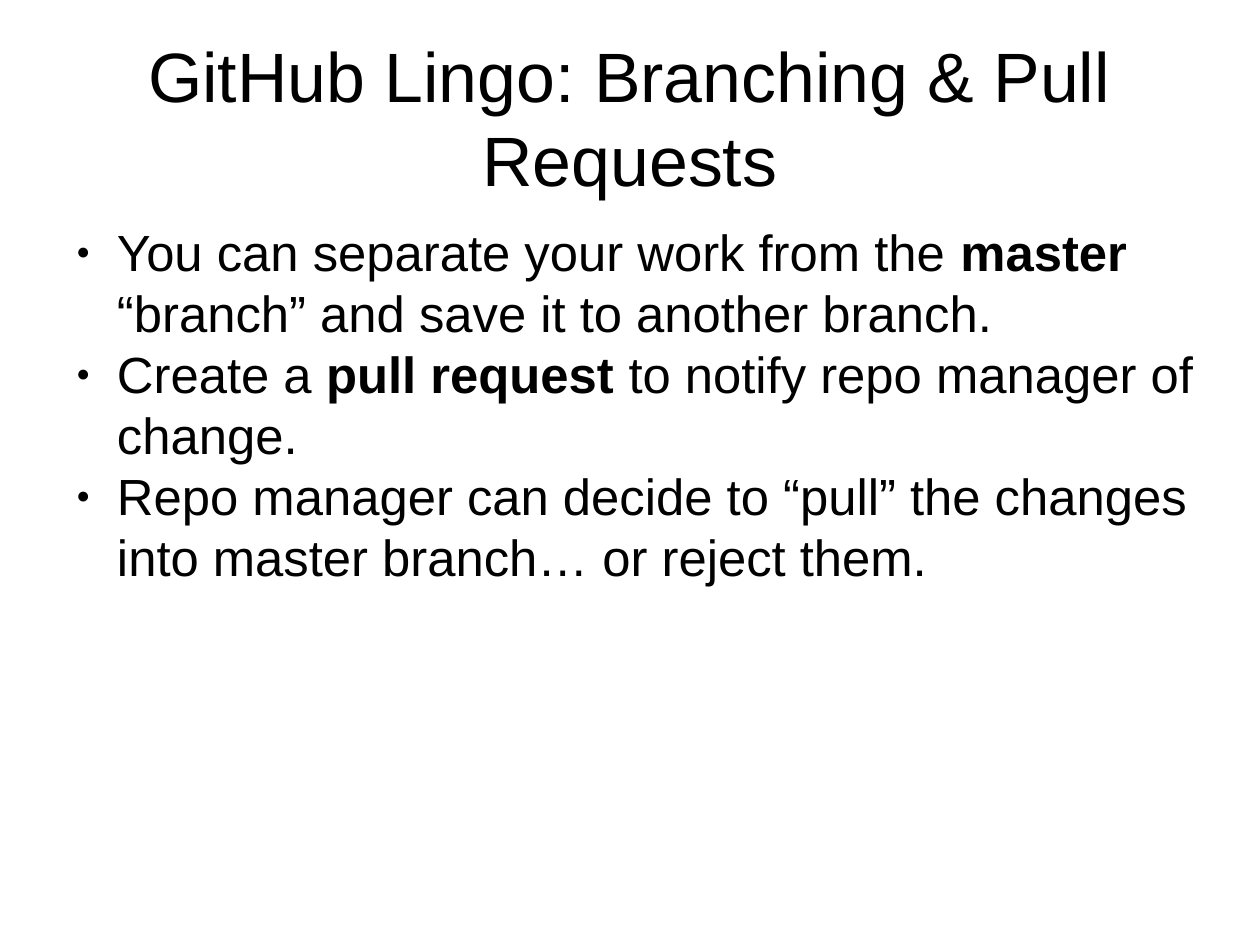
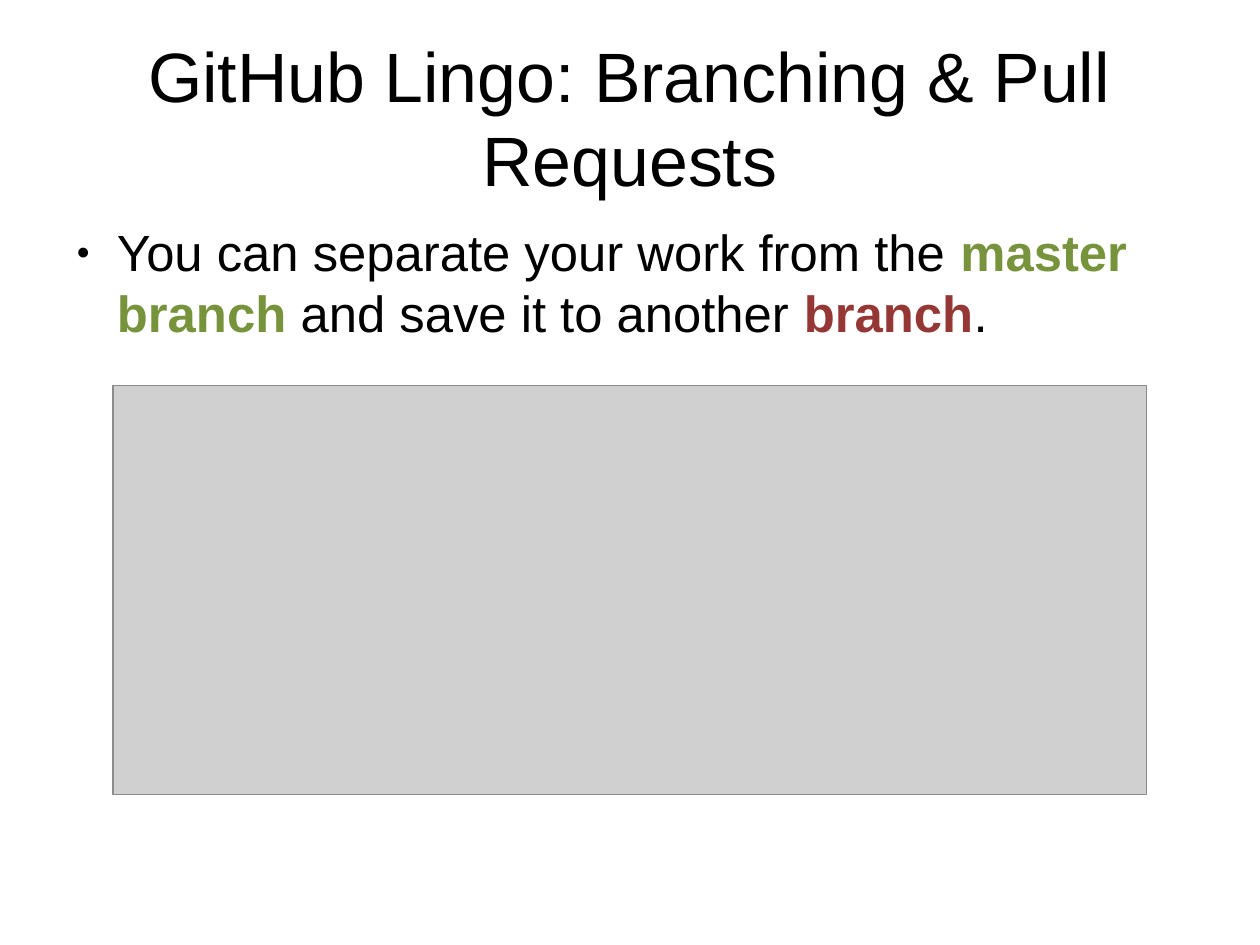
Before and after one commit to jamesclarence/github_presentation, a slide deck: slide 14 of github_demo_11082016.pptx. Drawn at 1260x945 pixels with LibreOffice and Linux fonts; fonts in the diff are those of the drawing; grey boxes stand for pictures. Boxes give left, top, right and bottom in pixels: in the first picture for what was removed or moved away, otherwise in the second. Text is boxed around its words. In the diff, an @@ line names an element or a change of style, - is before the commit and + after.

```diff
--- a/github_demo_11082016.pptx
+++ b/github_demo_11082016.pptx
@@ text at box(117, 234, 1127, 333): text changed @@
-● You can separate your work from the master “branch” and save it to another branch.
-● Create a pull request to notify repo manager of change.
-● Repo manager can decide to “pull” the changes into master branch… or reject them.
+● You can separate your work from the master branch and save it to another branch.
@@ picture added at box(113, 386, 1147, 796) @@
```
Also in this commit, not shown: 5 other slides changed, 4 slides added, 1 slide removed, 3 other files.
